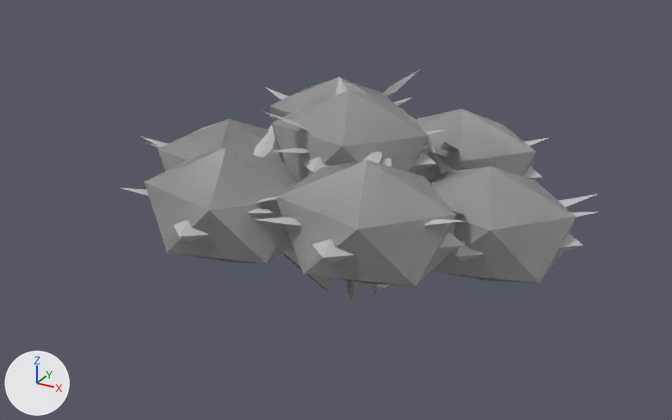
The glTF model data/models/board/foliage-highland.glb: old version first, new version second.
Both versions are drawn from a 50 mm camera at (34.2, -64.8, 39.5) aimed at (-1.0, -0.8, 7.5). Lighting does not change. The marker at lower left points along +X, +Y and +Z. The older version comes first. Where no turn or scale is listed for an object, it has been applied to the vertices.

The first picture shows 'foliage-highland-mesh0.003', 'foliage-highland-mesh1.003', 'foliage-highland-mesh2.003'.
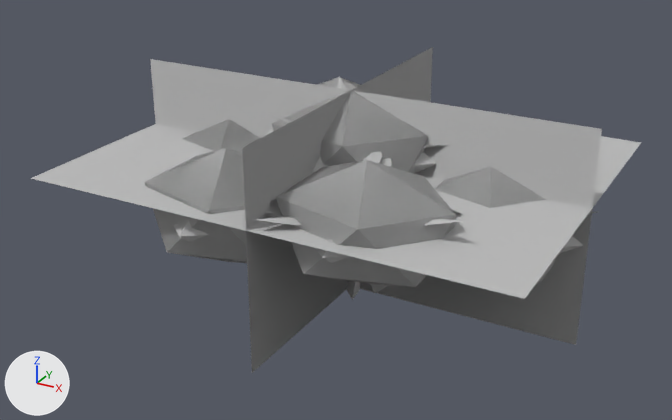
Where the change shows, as pixel boxes [x1, y1, x2, y2] in the pictures (672 x 420 px):
```json
{"object": "foliage-highland-lod3.001", "change": "added", "after": [31, 47, 641, 373]}
{"object": "foliage-highland-mesh0.003", "change": "unchanged, covered by the edit", "before": [122, 76, 597, 300], "after": [253, 76, 597, 300]}
```

Edits to the scene script, one JSON object a line:
```json
{"op": "add", "block": "mat_impostor", "code": ["mat_impostor = bpy.data.materials.new('impostor')", "# nodes: BsdfPrincipled, Mix, OutputMaterial, VertexColor"]}
{"op": "add", "block": "me_foliage_highland_lod3", "code": ["me_foliage_highland_lod3 = bpy.data.meshes.new('foliage-highland-lod3')", "me_foliage_highland_lod3.from_pydata(...)  # 12 vertices, 6 faces; spans x -20.7..20.3, y -15.7..16.6, z 0.0..18.0", "me_foliage_highland_lod3.materials.append(mat_impostor)  # its picture is missing"]}
{"op": "add", "block": "ob_foliage_highland_lod3_001", "code": ["ob_foliage_highland_lod3_001 = bpy.data.objects.new('foliage-highland-lod3.001', me_foliage_highland_lod3)", "ob_foliage_highland_lod3_001.location = (0.0, 0.0, 0.0)"]}
```
